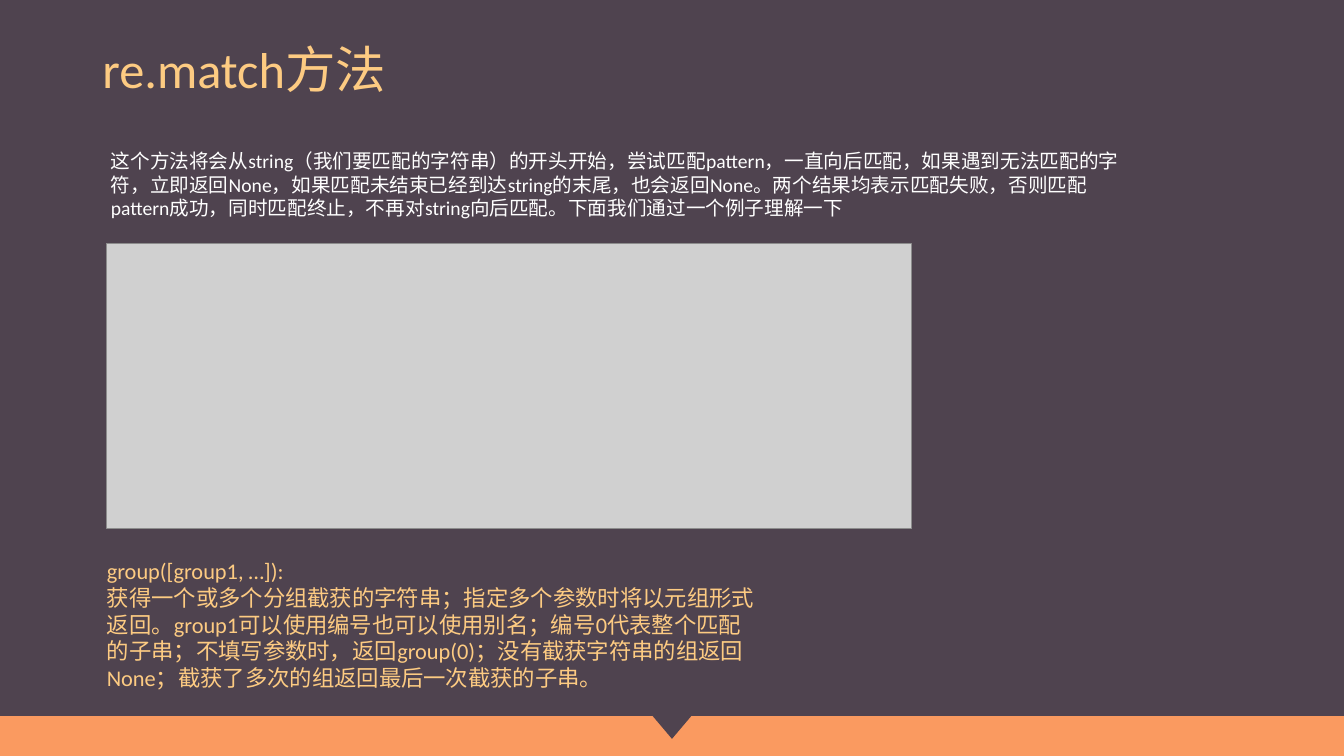
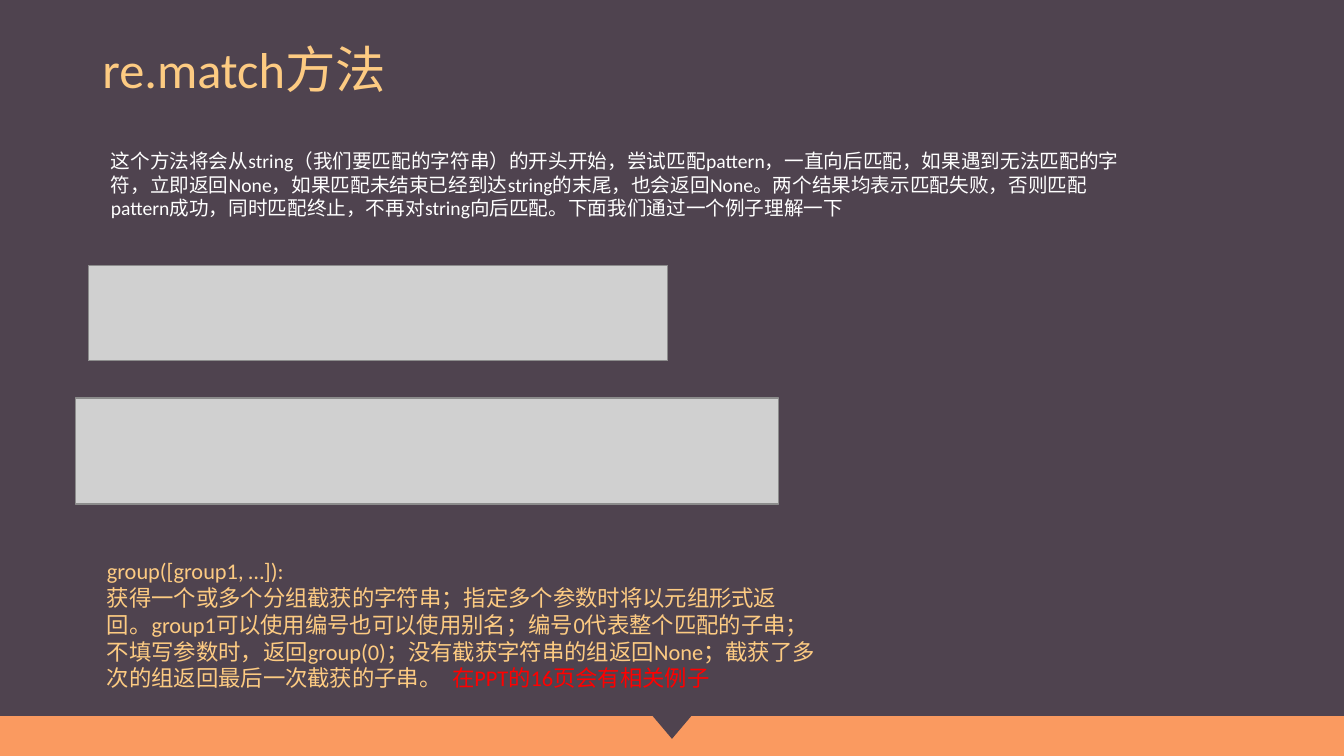
Before and after one commit to Wu-jiaming/-ppt, a slide deck: slide 7 of 正则表达式.pptx (slide 6 before the commit). Drawn at 1344x756 pixels with LibreOffice and Linux fonts; fonts in the diff are those of the drawing; grey boxes stand for pictures. Boxes give left, top, right and bottom in pixels: in the first picture for what was removed or moved away, otherwise in the second. Text is boxed around its words. In the diff, an @@ line names an element or a change of style, - is before the commit and + after.

Commit message:
update

```diff
--- a/正则表达式.pptx
+++ b/正则表达式.pptx
@@ picture added at [88,265,667,361] @@
@@ picture removed at [107,244,912,528] @@
@@ picture added at [76,398,779,504] @@
@@ text at [107,563,815,688]: text changed @@
-group([group1, …]):
-获得一个或多个分组截获的字符串；指定多个参数时将以元组形式返回。group1可以使用编号也可以使用别名；编号0代表整个匹配的子串；不填写参数时，返回group(0)；没有截获字符串的组返回None；截获了多次的组返回最后一次截获的子串。
+group([group1, …]):
+获得一个或多个分组截获的字符串；指定多个参数时将以元组形式返回。group1可以使用编号也可以使用别名；编号0代表整个匹配的子串；不填写参数时，返回group(0)；没有截获字符串的组返回None；截获了多次的组返回最后一次截获的子串。 在PPT的16页会有相关例子
```
Also in this commit, not shown: 15 other slides changed, 7 slides added, 6 slides removed.
